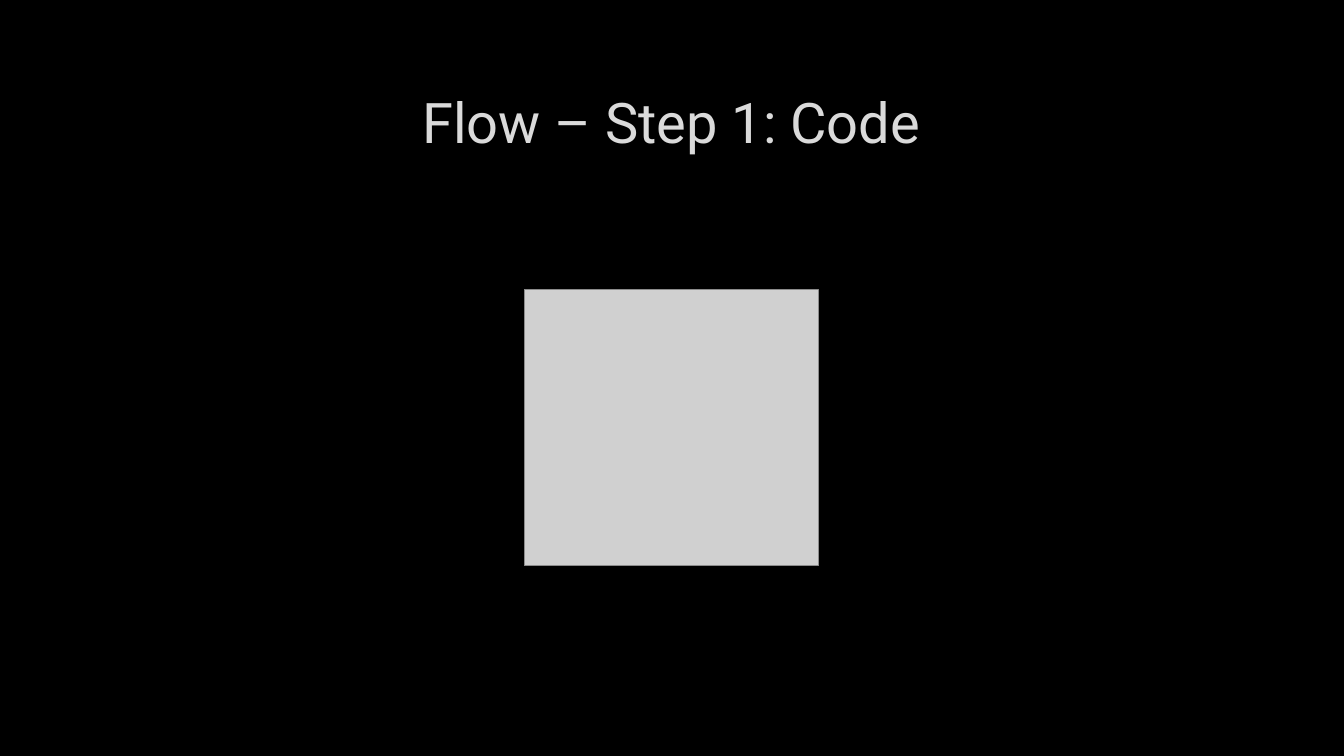
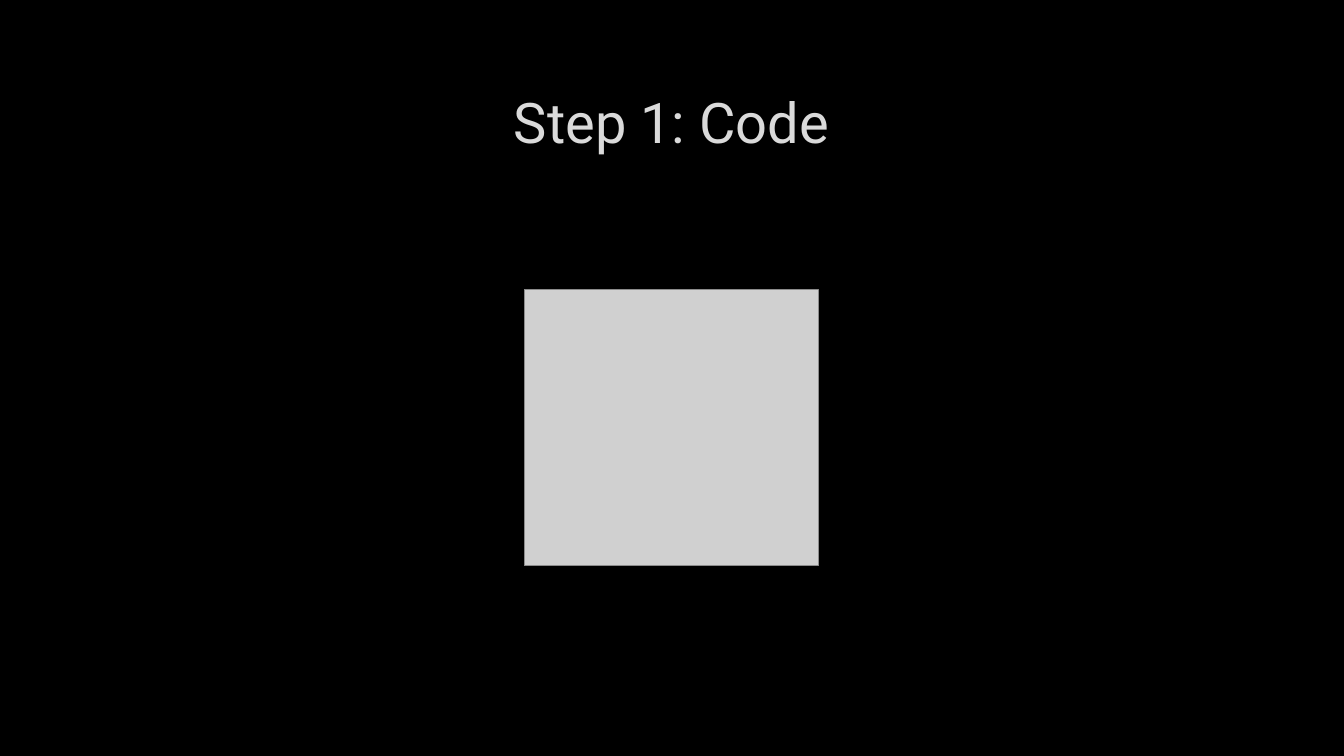
Before and after one commit to stryku/workshops, a slide deck: slide 5 of ctai-compile_time_assembly_interpreter.pptx. Drawn at 1344x756 pixels with LibreOffice and Linux fonts; fonts in the diff are those of the drawing; grey boxes stand for pictures; background and template pictures are left out. Boxes give left, top, right and bottom in pixels: in the first picture for what was removed or moved away, otherwise in the second. Text is boxed around its words. In the diff, an @@ line names an element or a change of style, - is before the commit and + after.

```diff
--- a/ctai-compile_time_assembly_interpreter.pptx
+++ b/ctai-compile_time_assembly_interpreter.pptx
@@ title at (514, 101, 829, 155): text changed @@
-Flow – Step 1: Code
+Step 1: Code
```
Also in this commit, not shown: 5 other slides changed, 6 slides added, 5 slides removed, 1 other file.
